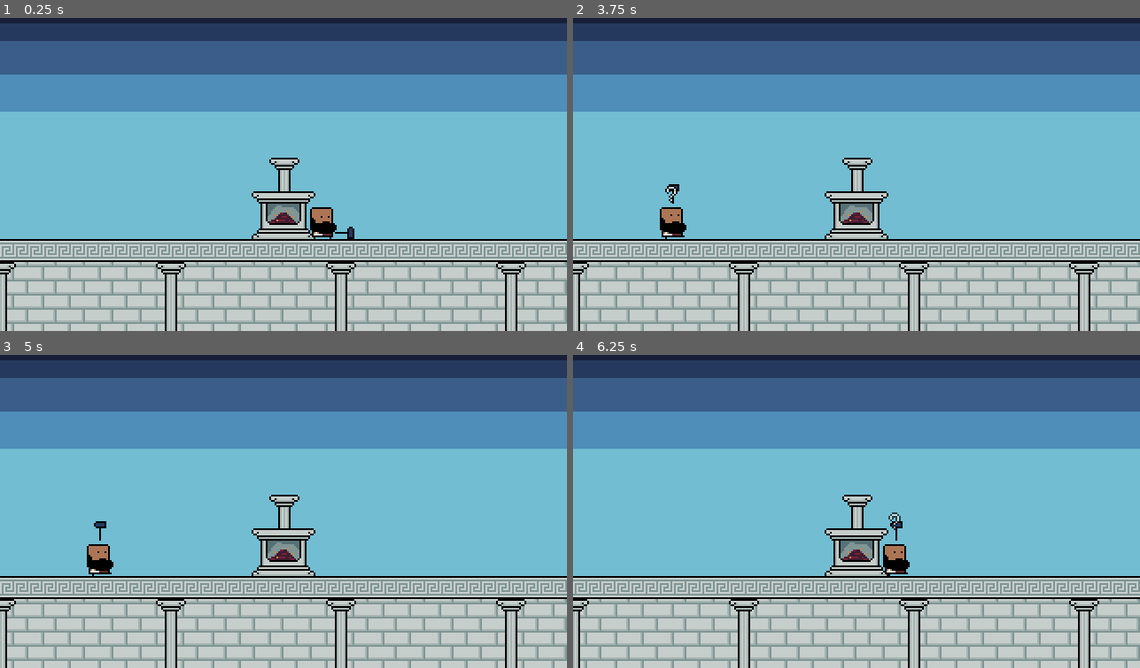
Above: before the commit, frames 1-4 (two rows, left to right).
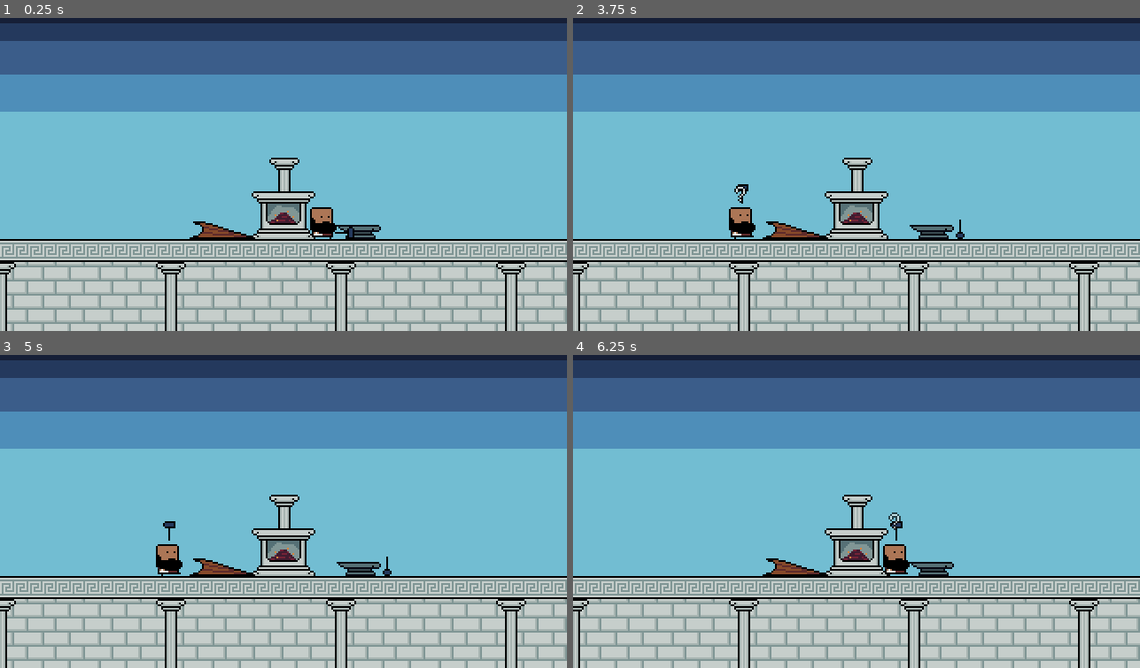
Above: after the commit, the same moments.

Repository: dmitriy-shmilo/secret-santa-2021
Game: Godot game, scene res://game_screen/game_screen.tscn
Two runs of this game, one before a commit and one after it. Both use one fixed random seed, a clock stepped at 60 frames per second and the inputs below.
Inputs (mouse positions are in pixels of both pictures, inside the frame that each line leads up to):
- Up to frame 1 (0.25 s): no input
- Up to frame 2 (3.75 s): tap Enter at 0.5, 2, 3.5 s; move the mouse to (981, 155) at 0.52 s; hold D (right) 0.53-1.28 s; click (981, 155) at 0.67 s; tap Space at 1.25, 2.75 s; move the mouse to (743, 187) at 1.27 s; hold S (down) 1.28-2.03 s; move the mouse to (913, 102) at 2.02 s; hold D (right) 2.03-2.78 s; move the mouse to (828, 233) at 2.77 s; hold W (up) 2.78-3.53 s; click (828, 233) at 2.92 s; move the mouse to (1026, 218) at 3.52 s; hold A (left) from 3.53 s (still down)
- Up to frame 3 (5 s): keep holding A (left); move the mouse to (113, 461) at 4.27 s
- Up to frame 4 (6.25 s): tap Space at 5 s; move the mouse to (884, 508) at 5.02 s; release A (left) at 5.03 s; hold S (down) 5.03-5.78 s; click (884, 508) at 5.17 s; move the mouse to (771, 430) at 5.77 s; hold D (right) from 5.78 s (still down)

The runs differ from the first frame. In frame 1, 0.6% of the frame differs, in the area x 33-68%, y 64-71%; in frame 2, 1.6%, in the area x 15-70%, y 53-71%; in frame 3, 1.6%; in frame 4, 0.6%.

Commit message:
Place bellows and anvil scenes on game screen. Affect their states.

Diff:
--- a/src/game_screen/game_screen.gd
+++ b/src/game_screen/game_screen.gd
@@ -5,7 +5,8 @@
 onready var _anvil_slot: Node2D = $"AnvilSlot"
 onready var _bellows_slot: Node2D = $"BellowsSlot"
 onready var _character: Character = $"Character"
-
+onready var _anvil: Anvil = $"Anvil"
+onready var _bellows: Bellows = $"Bellows"
 
 var _is_at_anvil = true
 
@@ -18,15 +19,17 @@
 
 func _process(delta: float) -> void:
 	if Input.is_action_just_pressed("left"):
+		_is_at_anvil = false
+		_anvil.anvil_leave()
+		_character.bellows_idle()
 		_character.global_position = _bellows_slot.global_position
-		_is_at_anvil = false
-		_character.bellows_idle()
 		return
 
 	if Input.is_action_just_pressed("right"):
+		_is_at_anvil = true
+		_anvil.anvil_use()
+		_character.anvil_idle()
 		_character.global_position = _anvil_slot.global_position
-		_is_at_anvil = true
-		_character.anvil_idle()
 		return
 
 	if Input.is_action_just_pressed("up"):
@@ -34,6 +37,7 @@
 			_character.anvil_up()
 		else:
 			_character.bellows_up()
+			_bellows.bellows_up()
 
 
 	if Input.is_action_just_pressed("down"):
@@ -41,6 +45,7 @@
 			_character.anvil_down()
 		else:
 			_character.bellows_down()
+			_bellows.bellows_down()
 
 
 func _on_QuitButton_pressed():
--- a/src/game_screen/game_screen.tscn
+++ b/src/game_screen/game_screen.tscn
@@ -1,9 +1,11 @@
-[gd_scene load_steps=5 format=2]
+[gd_scene load_steps=7 format=2]
 
 [ext_resource path="res://game_screen/game_screen.gd" type="Script" id=1]
 [ext_resource path="res://ui/default_theme.tres" type="Theme" id=2]
 [ext_resource path="res://game_screen/character.tscn" type="PackedScene" id=3]
 [ext_resource path="res://assets/interior.png" type="Texture" id=4]
+[ext_resource path="res://game_screen/anvil.tscn" type="PackedScene" id=5]
+[ext_resource path="res://game_screen/bellows.tscn" type="PackedScene" id=6]
 
 [node name="GameScreen" type="Node2D"]
 script = ExtResource( 1 )
@@ -64,11 +66,16 @@
 position = Vector2( 190, 128 )
 
 [node name="BellowsSlot" type="Node2D" parent="."]
-position = Vector2( 64, 128 )
+position = Vector2( 103, 128 )
 
 [node name="Interior" type="Sprite" parent="."]
 texture = ExtResource( 4 )
 centered = false
+
+[node name="Bellows" parent="." instance=ExtResource( 6 )]
+position = Vector2( 131, 112 )
+
+[node name="Anvil" parent="." instance=ExtResource( 5 )]
 
 [node name="Character" parent="." instance=ExtResource( 3 )]
 position = Vector2( 190, 128 )
